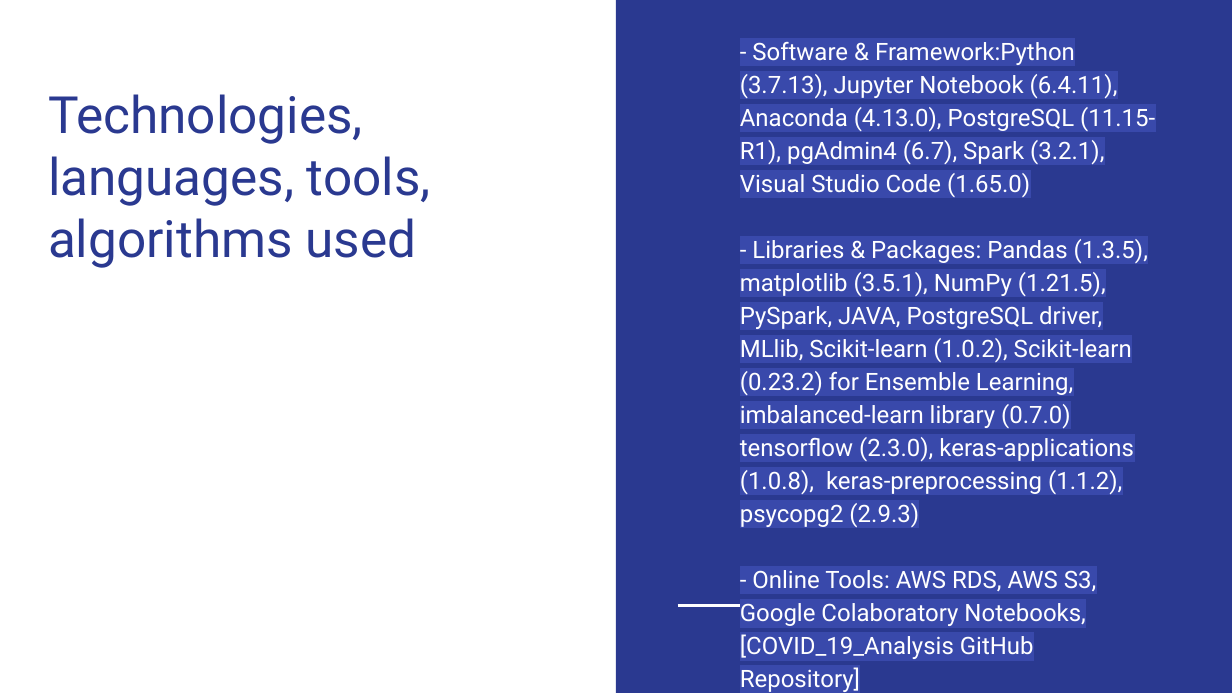
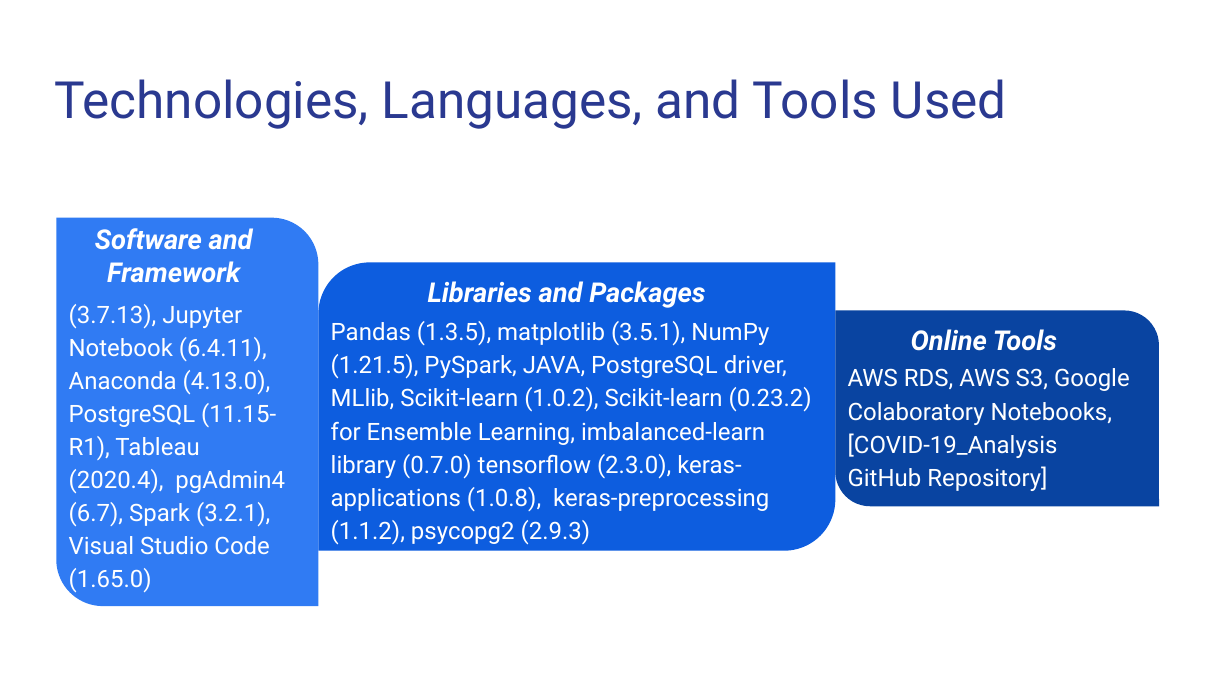
Before and after one commit to Magzzie/COVID-19_Analysis, a slide deck: slide 20 of COVID-19 Analysis.pptx (slide 14 before the commit). Drawn at 1232x693 pixels with LibreOffice and Linux fonts; fonts in the diff are those of the drawing. Boxes give left, top, right and bottom in pixels: in the first picture for what was removed or moved away, otherwise in the second. Text is boxed around its words. In the diff, an @@ line names an element or a change of style, - is before the commit and + after.

```diff
--- a/COVID-19 Analysis.pptx
+++ b/COVID-19 Analysis.pptx
@@ rectangle removed at (x1=616, y1=0, x2=1232, y2=692) @@
@@ title "Technologies, Languages, and Tools Used" at (x1=54, y1=79, x2=1007, y2=129): vertical alignment bottom to top @@
@@ text removed at (x1=740, y1=42, x2=1155, y2=692) @@
-- Software & Framework:Python (3.7.13), Jupyter Notebook (6.4.11), Anaconda (4.13.0), PostgreSQL (11.15-R1), pgAdmin4 (6.7), Spark (3.2.1), Visual Studio Code (1.65.0)
-- Libraries & Packages: Pandas (1.3.5), matplotlib (3.5.1), NumPy (1.21.5), PySpark, JAVA, PostgreSQL driver, MLlib, Scikit-learn (1.0.2), Scikit-learn (0.23.2) for Ensemble Learning, imbalanced-learn library (0.7.0) tensorflow (2.3.0), keras-applications (1.0.8), keras-preprocessing (1.1.2), psycopg2 (2.9.3)
-- Online Tools: AWS RDS, AWS S3, Google Colaboratory Notebooks, [COVID_19_Analysis GitHub Repository]
@@ title at (x1=54, y1=79, x2=1007, y2=129): text changed @@
-Technologies, languages, tools, algorithms used
+Technologies, Languages, and Tools Used
@@ round diag rect added at (x1=57, y1=218, x2=319, y2=606), fill #307BF3 @@
@@ text added at (x1=95, y1=228, x2=253, y2=283), 16 pt, text #FFFFFF, bold, italic @@
+Software and Framework
@@ round diag rect added at (x1=318, y1=262, x2=835, y2=551), fill #0D5DDF @@
@@ text added at (x1=428, y1=281, x2=705, y2=308), 16 pt, text #FFFFFF, bold, italic @@
+Libraries and Packages
@@ text added at (x1=69, y1=304, x2=285, y2=594), 14 pt, text #FFFFFF @@
+(3.7.13), Jupyter Notebook (6.4.11), Anaconda (4.13.0), PostgreSQL (11.15-R1), Tableau (2020.4), pgAdmin4 (6.7), Spark (3.2.1), Visual Studio Code (1.65.0)
@@ text added at (x1=331, y1=321, x2=812, y2=545), 14 pt, text #FFFFFF @@
+Pandas (1.3.5), matplotlib (3.5.1), NumPy (1.21.5), PySpark, JAVA, PostgreSQL driver, MLlib, Scikit-learn (1.0.2), Scikit-learn (0.23.2) for Ensemble Learning, imbalanced-learn library (0.7.0) tensorflow (2.3.0), keras-applications (1.0.8), keras-preprocessing (1.1.2), psycopg2 (2.9.3)
@@ round diag rect added at (x1=835, y1=310, x2=1159, y2=506), fill #0944A1 @@
@@ text added at (x1=911, y1=329, x2=1057, y2=351), 16 pt, text #FFFFFF, bold, italic @@
+Online Tools
@@ text added at (x1=848, y1=368, x2=1130, y2=491), 14 pt, text #FFFFFF @@
+AWS RDS, AWS S3, Google Colaboratory Notebooks, [COVID-19_Analysis GitHub Repository]
@@ line removed from (678, 606) to (740, 606) @@
```
Also in this commit, not shown: 8 other slides changed, 12 slides added, 6 slides removed, 3 other files.
